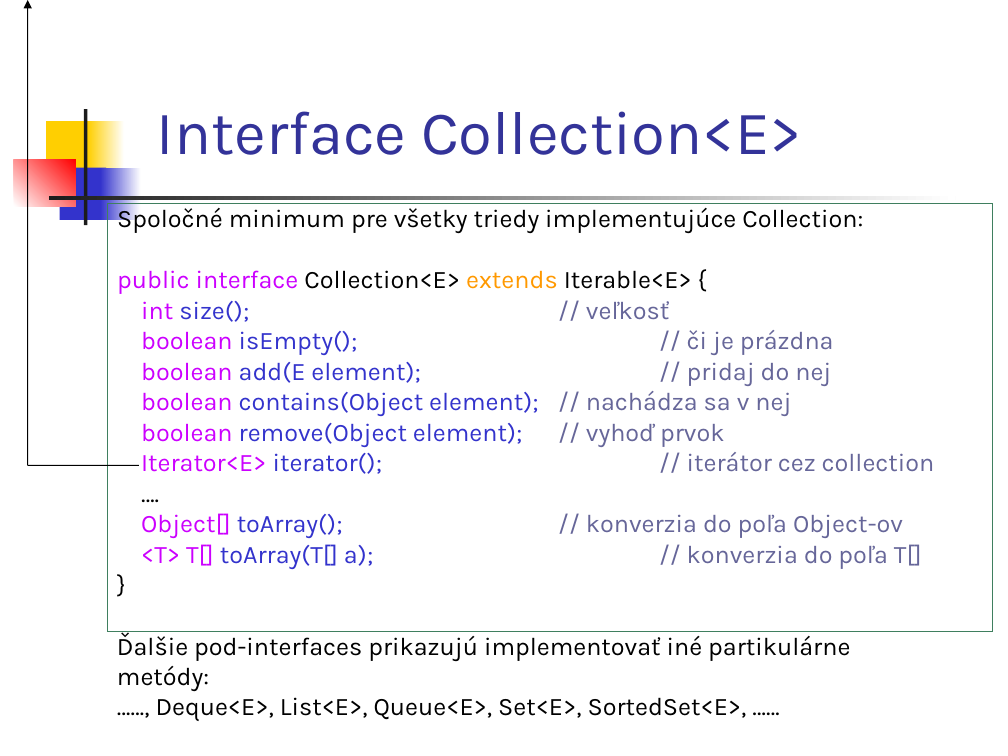
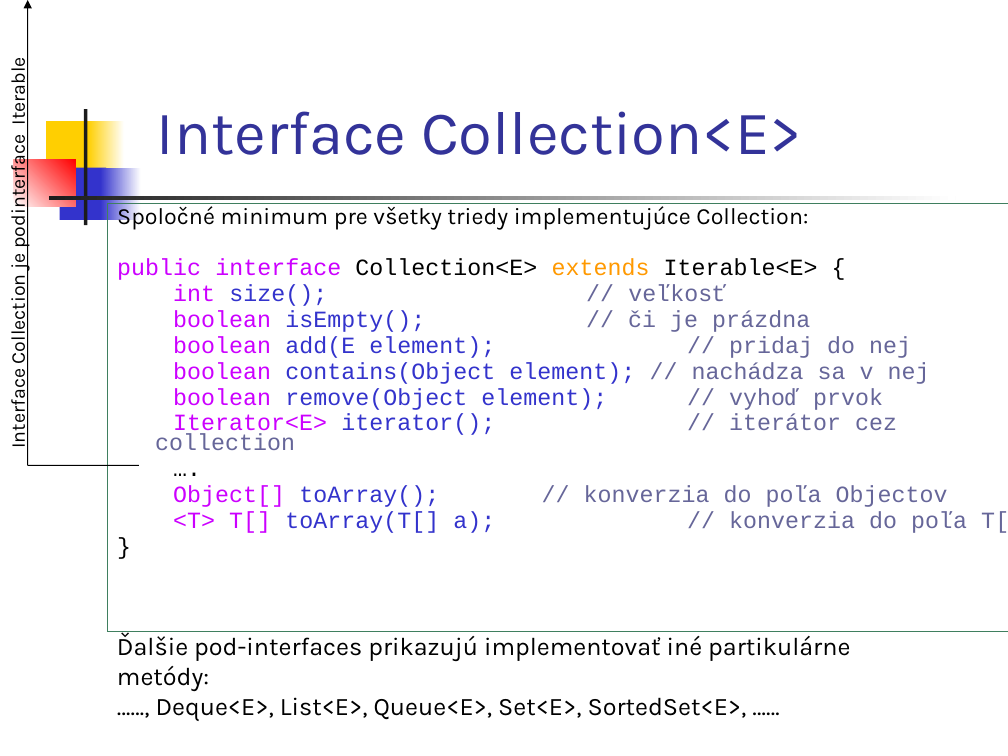
Before and after one commit to Programovanie4/Prednasky, a slide deck: slide 7 of 06/06_java.ppt. Drawn at 1008x756 pixels with LibreOffice and Linux fonts; fonts in the diff are those of the drawing. Boxes give left, top, right and bottom in pixels: in the first picture for what was removed or moved away, otherwise in the second. Text is boxed around its words. In the diff, an @@ line names an element or a change of style, - is before the commit and + after.

```diff
--- a/06/06_java.ppt
+++ b/06/06_java.ppt
@@ text added at box(5, 63, 31, 447), 14 pt, text #000000 @@
+Interface Collection je podinterface Iterable
@@ text "Spoločné minimum pre všetky triedy ...": place and size @@
-text "Spoločné minimum pre všetky triedy ..." at box(107, 204, 992, 632)
+text "Spoločné minimum pre všetky triedy ..." at box(107, 204, 1008, 632)
@@ text at box(117, 203, 1008, 533): size 18 to 16.6 pt in "Spoločné minimum pre všetky triedy implementujúce Collection ...", "public interface Collection<E> extends Iterable<E> {", "int size(); // veľkosť", "boolean isEmpty(); // či je prázdna" and 7 more places; font Karla to Courier New in "public interface Collection<E> extends Iterable<E> {", "int size(); // veľkosť", "boolean isEmpty(); // či je prázdna", "boolean add(E element); // pridaj do nej" and 6 more places; line spacing 0.8 to 0.7 @@
@@ text at box(173, 485, 948, 507): text changed; size 18 to 16.6 pt; font Karla to Courier New @@
-Object[] toArray(); // konverzia do poľa Object-ov
+Object[] toArray(); // konverzia do poľa Objectov
```
Also in this commit, not shown: 13 other slides changed, 6 slides added, 3 other files.
